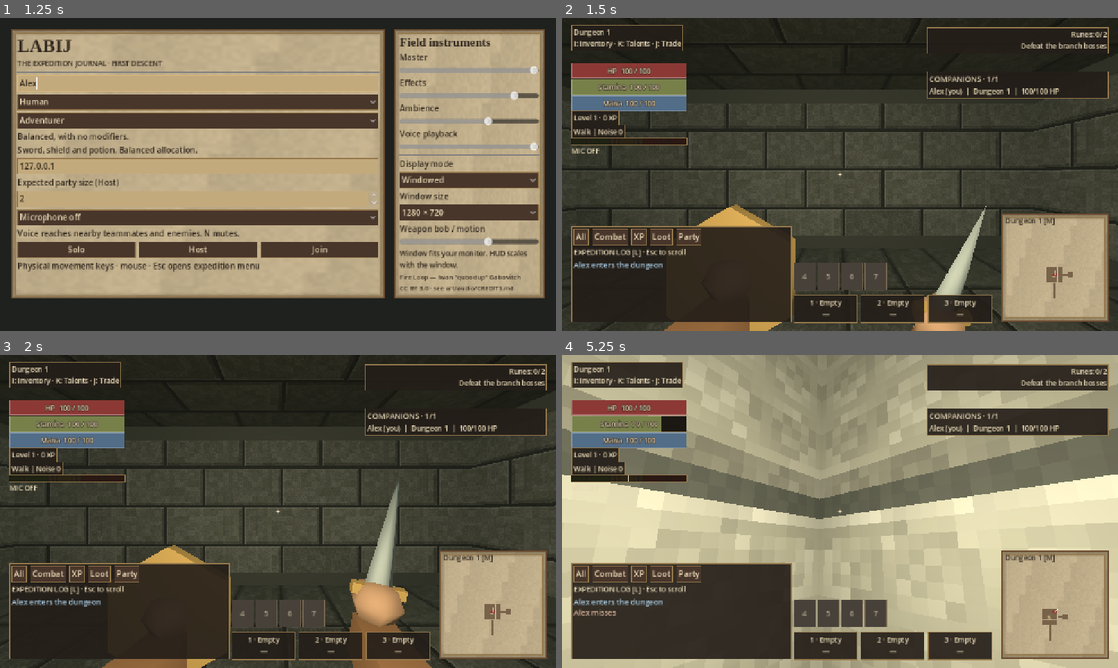
Above: before the commit, frames 1-4 (two rows, left to right).
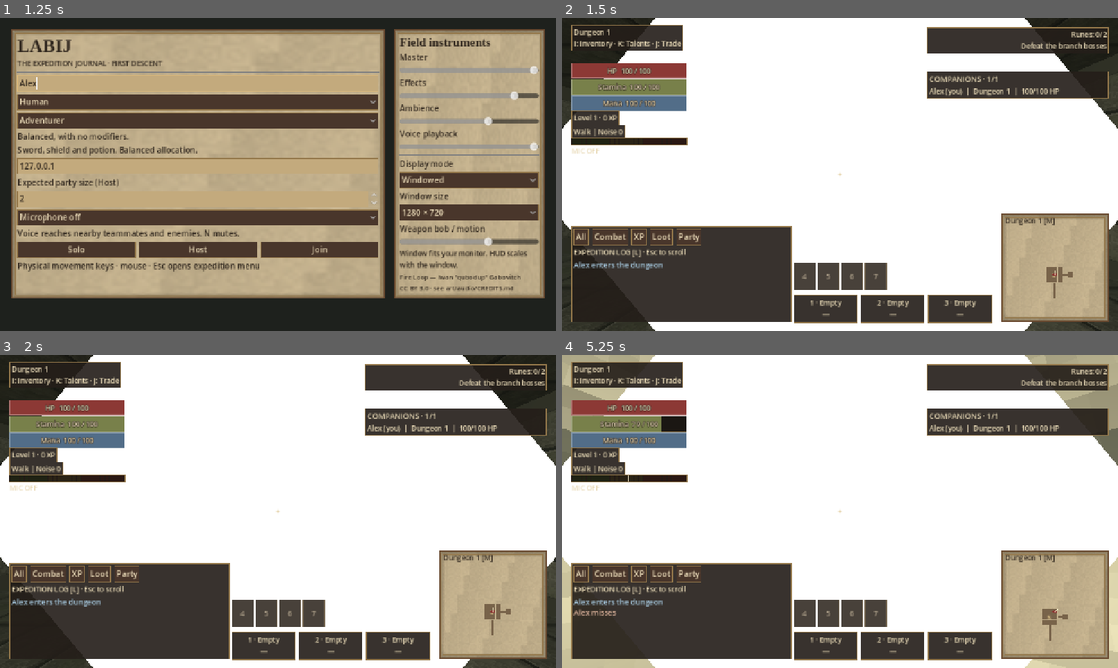
Above: after the commit, the same moments.

Repository: tdonnenfeld/LABIJ
Game: Godot game, scene res://game/main.tscn
Two runs of this game, one before a commit and one after it. Both use one fixed random seed, a clock stepped at 60 frames per second and the inputs below. Sound files missing from this copy of the repository are replaced by a short silence.
Inputs (mouse positions are in pixels of both pictures, inside the frame that each line leads up to):
- Up to frame 1 (1.25 s): click (200, 83) at 0.52 s; type "Alex" at 0.6 s
- Up to frame 2 (1.5 s): click "Solo" at 1.25 s
- Up to frame 3 (2 s): no input
- Up to frame 4 (5.25 s): click "All" at 2 s; tap Enter at 2.75 s; move the mouse to (867, 511) at 2.77 s; hold Shift 2.78-3.53 s; hold W from 2.78 s (still down); click (867, 511) at 2.92 s; move the mouse to (812, 511) at 3.52 s; tap 0 at 3.6 s; move the mouse to (851, 505) at 4.27 s; hold Alt 4.28-5.03 s; move the mouse to (834, 517) at 5.02 s; tap Ctrl at 5.1 s; click (834, 517) at 5.17 s

Frame 1 is identical in both runs. In frame 2, 60% of the frame differs, in the area x 0-100%, y 0-100%; in frame 3, 60%; in frame 4, 60%.
Error after the commit: Invalid call to function 'update_hands' in base 'CharacterBody3D (player.gd)'. Expected 2 argument(s). (res://game/main.gd:1707)

Commit message:
Replicate attack and cast timing for smooth client animation

Diff:
--- a/game/main.gd
+++ b/game/main.gd
@@ -1150,6 +1150,9 @@
 				actor.aiming = states[id][20]
 				actor.bow_charge = states[id][21]
 				actor.bow_drawing = states[id][22]
+			if states[id].size() > 24:
+				actor.attack_timer = states[id][23]
+				actor.cast_timer = states[id][24]
 			actors[id].collision_layer = 2 if actors[id].health > 0 else 0
 			actors[id].collision_mask = 7 if actors[id].health > 0 else 0
 
@@ -1701,7 +1704,7 @@
 	world.animate_monsters(delta)
 	for actor in actors.values():
 		if actor.visible:
-			actor.update_hands(delta, settings.view_motion)
+			actor.update_hands(delta, settings.view_motion, not multiplayer.is_server())
 	if actors.has(local_id):
 		var local = actors[local_id]
 		if local.camera:
@@ -1818,7 +1821,7 @@
 func player_states() -> Dictionary:
 	var states := {}
 	for id in actors:
-		states[id] = [actors[id].position, actors[id].heading, act …(436 unchanged characters)… s[id].bow_charge, actors[id].bow_drawing]
+		states[id] = [actors[id].position, actors[id].heading, act …(436 unchanged characters)… s[id].bow_charge, actors[id].bow_drawing, actors[id].attack_timer, actors[id].cast_timer]
 
 	return states
 
